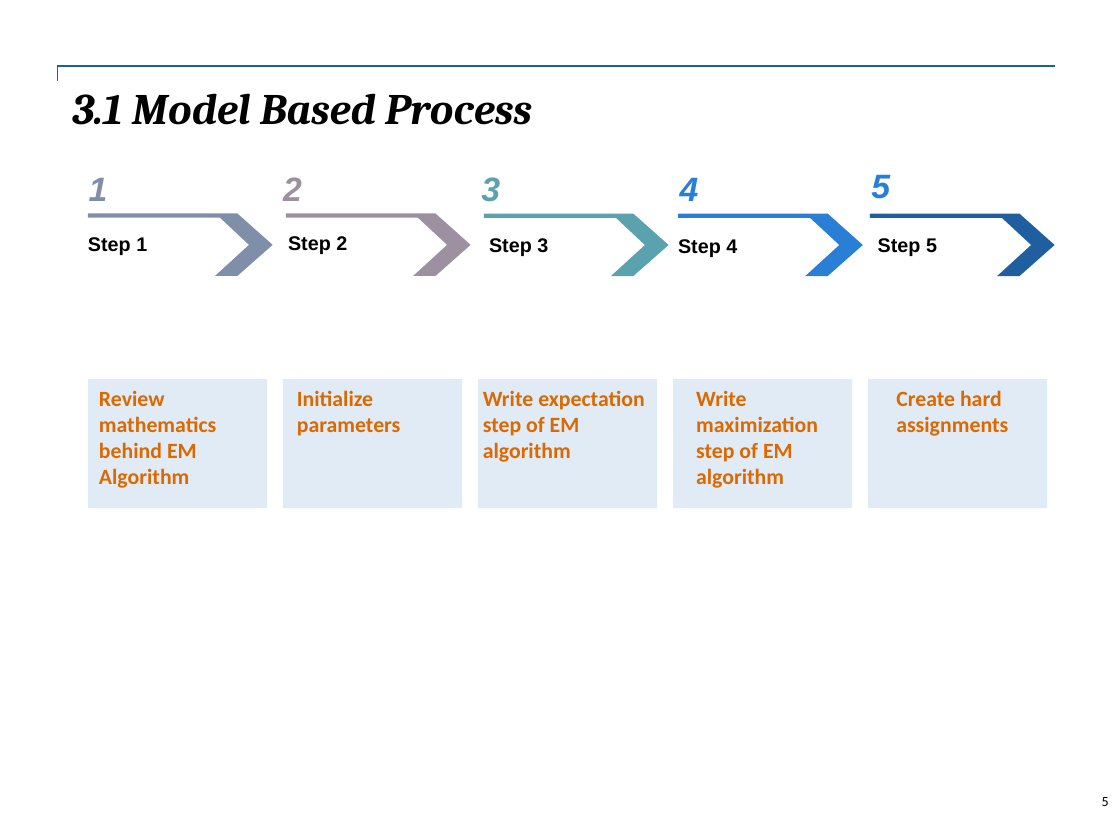
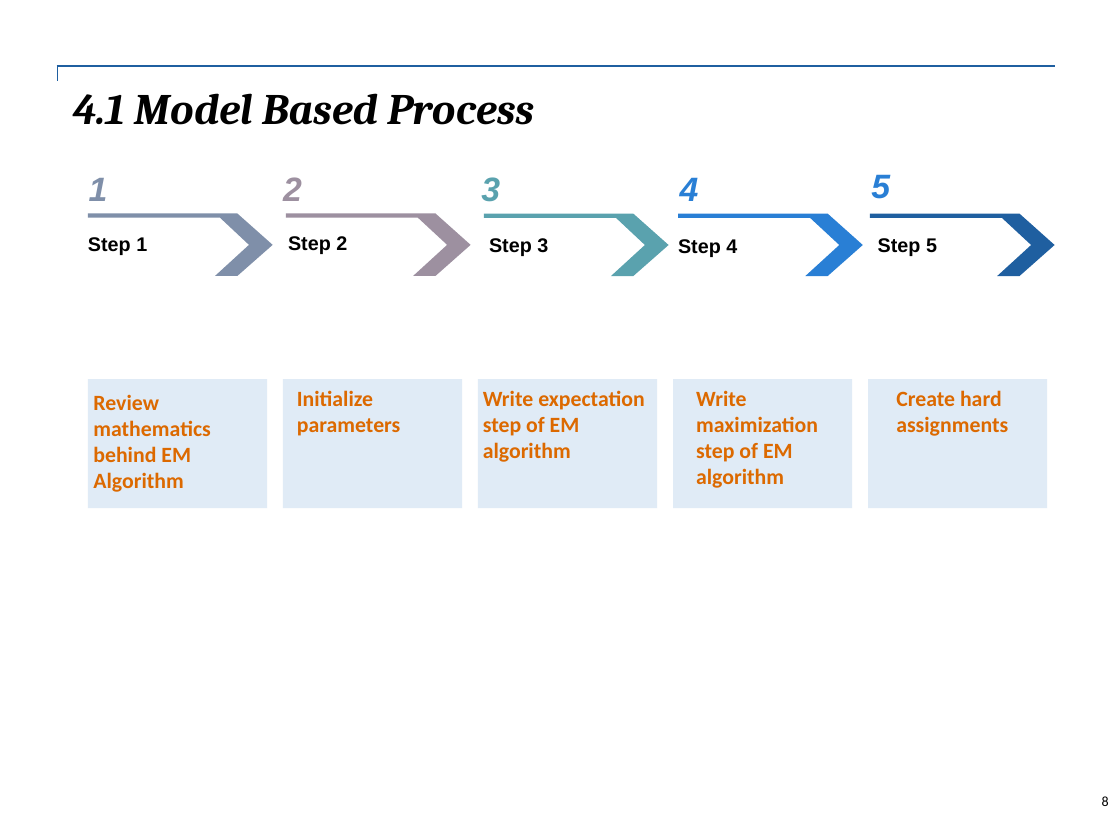
Before and after one commit to GU4243-ADS/project-3-algorithms-project-4-algorithms-group-4, a slide deck: slide 8 of doc/Project3_Group 6.pptx (slide 5 before the commit). Drawn at 1120x840 pixels with LibreOffice and Linux fonts; fonts in the diff are those of the drawing. Boxes give left, top, right and bottom in pixels: in the first picture for what was removed or moved away, otherwise in the second. Text is boxed around its words. In the diff, an @@ line names an element or a change of style, - is before the commit and + after.

```diff
--- a/doc/Project3_Group 6.pptx
+++ b/doc/Project3_Group 6.pptx
@@ text at [72, 93, 534, 125]: text changed @@
-3.1 Model Based Process
+4.1 Model Based Process
@@ text "Review mathematics behind EM Algorithm": place and size @@
-text "Review mathematics behind EM Algorithm" at [99, 390, 216, 488]
+text "Review mathematics behind EM Algorithm" at [93, 394, 210, 492]
@@ page number at [1102, 796, 1109, 806]: text changed @@
-5
+8
```
Also in this commit, not shown: 4 other slides changed, 2 slides added, 13 other files.
